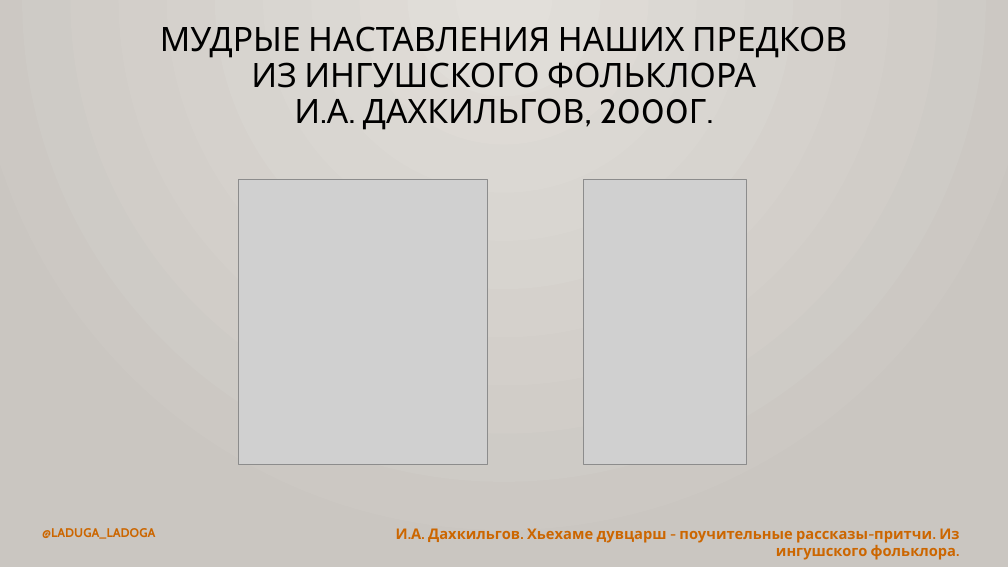
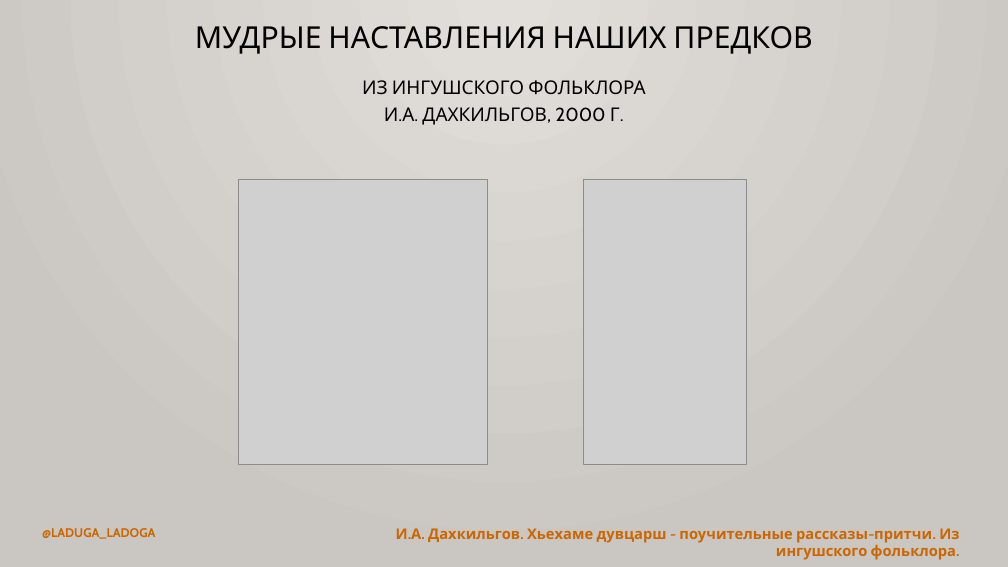
Before and after one commit to bumbari/dahkilgov, a slide deck: slide 2 of p/pptx/p_1_1.pptx. Drawn at 1008x567 pixels with LibreOffice and Linux fonts; fonts in the diff are those of the drawing; grey boxes stand for pictures. Boxes give left, top, right and bottom in pixels: in the first picture for what was removed or moved away, otherwise in the second. Text is boxed around its words. In the diff, an @@ line names an element or a change of style, - is before the commit and + after.

```diff
--- a/p/pptx/p_1_1.pptx
+++ b/p/pptx/p_1_1.pptx
@@ title at [195,26,812,54]: text changed; size 32 to 28.8 pt @@
-МУДРЫЕ НАСТАВЛЕНИЯ НАШИХ ПРЕДКОВ
-ИЗ ИНГУШСКОГО ФОЛЬКЛОРА
-И.А. ДАХКИЛЬГОВ, 2000Г.
+МУДРЫЕ НАСТАВЛЕНИЯ НАШИХ ПРЕДКОВ
@@ text added at [362,80,645,125], 18 pt, text #000000 @@
+ИЗ ИНГУШСКОГО ФОЛЬКЛОРА
+И.А. ДАХКИЛЬГОВ, 2000 Г.
```
Also in this commit, not shown: 2 other slides changed, 2 slides added, 1 slide removed, 2 other files.
